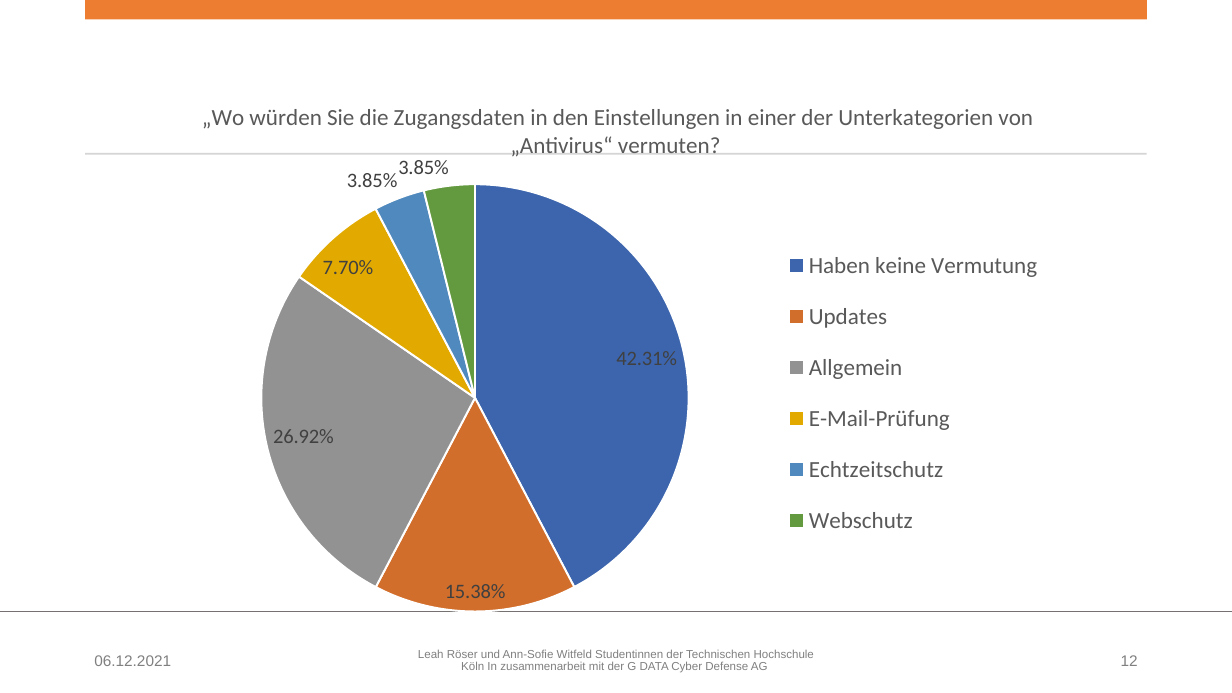
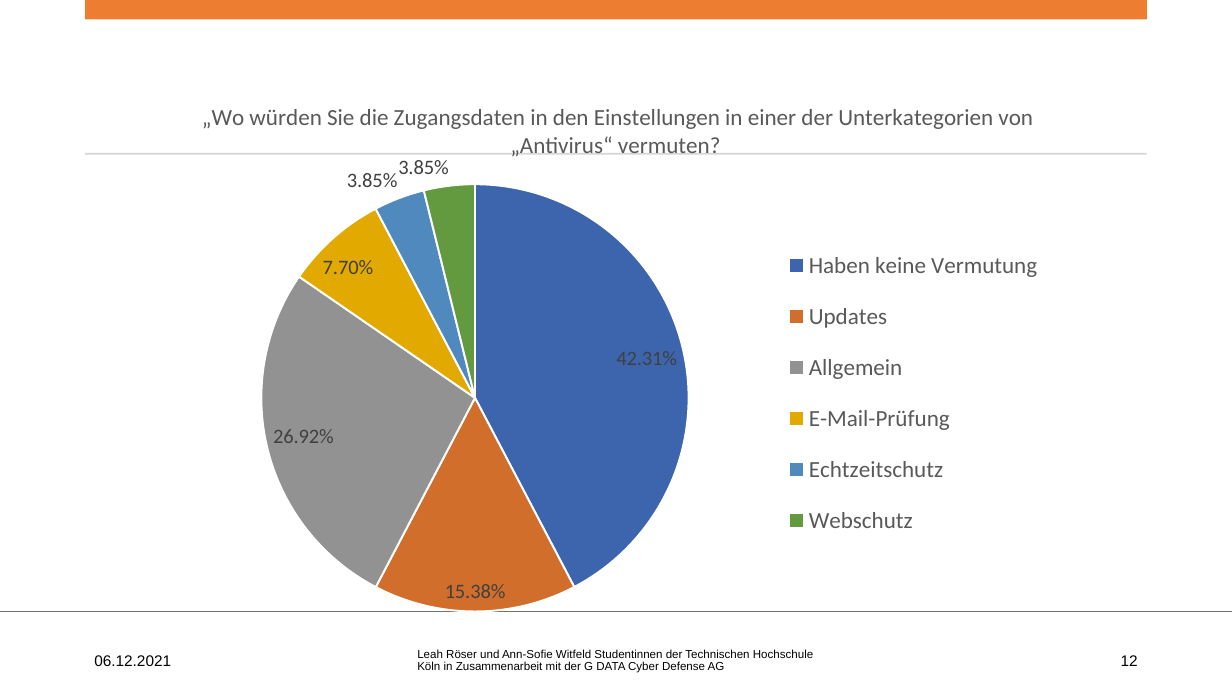
Before and after one commit to Miroeser/Praxisprojekt2021, a slide deck: slide 12 of Praesentation/Designevaluierung Schwerpunkt.pptx. Drawn at 1232x693 pixels with LibreOffice and Linux fonts; fonts in the diff are those of the drawing; background and template pictures are left out. Boxes give left, top, right and bottom in pixels: in the first picture for what was removed or moved away, otherwise in the second. Text is boxed around its words. In the diff, an @@ line names an element or a change of style, - is before the commit and + after.

```diff
--- a/Praesentation/Designevaluierung Schwerpunkt.pptx
+++ b/Praesentation/Designevaluierung Schwerpunkt.pptx
@@ text "06.12.2021" at (x1=94, y1=655, x2=171, y2=666): text colour #808080 to #000000 @@
@@ text at (x1=417, y1=649, x2=813, y2=673): text changed; text colour #808080 to #000000 @@
-Leah Röser und Ann-Sofie Witfeld Studentinnen der Technischen Hochschule Köln In zusammenarbeit mit der G DATA Cyber Defense AG
+Leah Röser und Ann-Sofie Witfeld Studentinnen der Technischen Hochschule Köln in Zusammenarbeit mit der G DATA Cyber Defense AG
@@ page number at (x1=1121, y1=655, x2=1138, y2=666): text colour #808080 to #000000 @@
```
Also in this commit, not shown: 18 other slides changed, 7 slides added, 2 other files.
